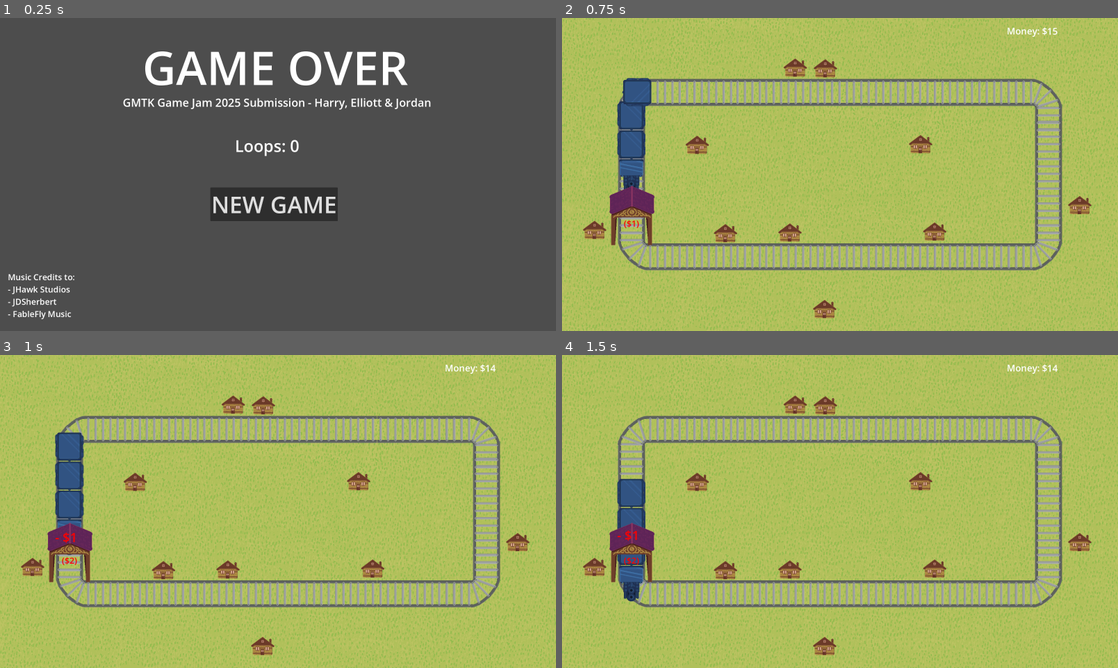
Above: before the commit, frames 1-4 (two rows, left to right).
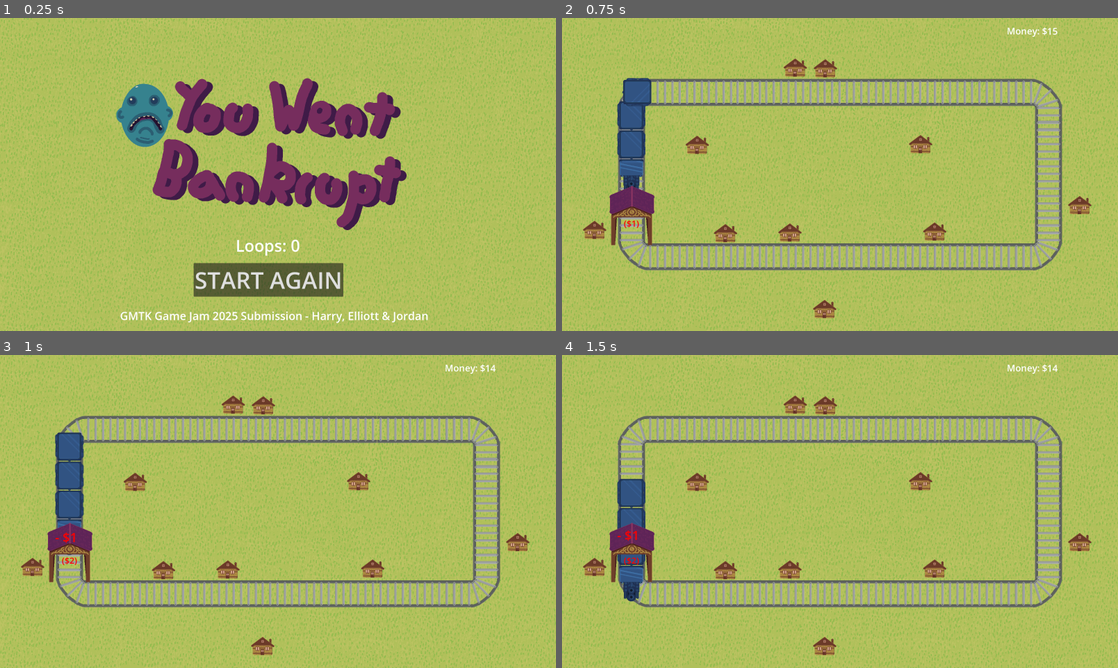
Above: after the commit, the same moments.

Repository: decadentpig/GMTK2025
Game: Godot game, scene res://game_over.tscn
Two runs of this game, one before a commit and one after it. Both use one fixed random seed, a clock stepped at 60 frames per second and the inputs below. This scene is started directly instead of the project's main scene.
Inputs (mouse positions are in pixels of both pictures, inside the frame that each line leads up to):
- Up to frame 1 (0.25 s): no input
- Up to frame 2 (0.75 s): click "NEW GAME" (after the commit: "START AGAIN") at 0.5 s
- Up to frame 3 (1 s): no input
- Up to frame 4 (1.5 s): move the mouse to (962, 495) at 1.27 s; click (962, 495) at 1.35 s

The runs differ from the first frame. In frame 1, 100% of the frame differs, in the area x 0-100%, y 0-100%; in frame 2, nothing differs; in frame 3, nothing differs; in frame 4, nothing differs.

Commit message:
Decorated main menu and death screen

Diff:
--- a/Scripts/game_over.gd
+++ b/Scripts/game_over.gd
@@ -9,4 +9,5 @@
 
 func _on_new_game_button_pressed() -> void:
 	GlobalVariables.tutorial_on = true
+	Stats.apply_defaults()
 	get_tree().change_scene_to_file("res://scene.tscn")
--- a/game_manager.gd
+++ b/game_manager.gd
@@ -224,7 +224,6 @@
 	var chosen_x = pos.x
 	var chosen_y = pos.y
 	var carriage_pickup_node = carriage_pickup_node_prefab.instantiate()
-	carriage_pickup_node.cost = Stats.num_carriages * 10
 	add_child(carriage_pickup_node)
 	carriage_pickup_node.position = Vector2(chosen_x, chosen_y)
 	Stats.available_carriages += 1
--- a/game_over.tscn
+++ b/game_over.tscn
@@ -1,52 +1,49 @@
-[gd_scene load_steps=2 format=3 uid="uid://dqnpvm0ednoqy"]
+[gd_scene load_steps=4 format=3 uid="uid://dqnpvm0ednoqy"]
 
-[ext_resource type="Script" uid="uid://21q2b35v5t41" path="res://Scripts/game_over.gd" id="1_y26ei"]
+[ext_resource type="Script" uid="uid://dhxayk8olv27m" path="res://Scripts/game_over.gd" id="1_y26ei"]
+[ext_resource type="Texture2D" uid="uid://8sw8ysvs5ggl" path="res://Assets/Background.png" id="2_ccer4"]
+[ext_resource type="Texture2D" uid="uid://f8tgt8kjxkfs" path="res://Assets/Game-Over.png" id="3_8u835"]
 
-[node name="Main_Menu" type="Node2D"]
+[node name="Game_Over" type="Node2D"]
 script = ExtResource("1_y26ei")
 
-[node name="Game_Title" type="Label" parent="."]
-offset_left = 615.0
-offset_top = 75.0
-offset_right = 1762.0
-offset_bottom = 348.0
-theme_override_font_sizes/font_size = 200
-text = "GAME OVER"
+[node name="TextureRect" type="TextureRect" parent="."]
+offset_right = 40.0
+offset_bottom = 40.0
+texture = ExtResource("2_ccer4")
+
+[node name="TextureRect2" type="TextureRect" parent="."]
+offset_left = 436.0
+offset_top = 188.0
+offset_right = 1971.0
+offset_bottom = 956.0
+texture = ExtResource("3_8u835")
 
 [node name="By_Line" type="Label" parent="."]
-offset_left = 530.0
-offset_top = 331.0
-offset_right = 1861.0
-offset_bottom = 398.0
+offset_left = 518.0
+offset_top = 1251.0
+offset_right = 1849.0
+offset_bottom = 1318.0
 theme_override_font_sizes/font_size = 48
 text = "GMTK Game Jam 2025 Submission - Harry, Elliott & Jordan"
 
-[node name="Credits" type="Label" parent="."]
-offset_left = 34.0
-offset_top = 1092.0
-offset_right = 372.0
-offset_bottom = 1317.0
-theme_override_font_sizes/font_size = 36
-text = "Music Credits to:
-- JHawk Studios
-- JDSherbert
-- FableFly Music"
-
 [node name="New_Game_Button" type="Button" parent="."]
-offset_left = 908.0
-offset_top = 731.0
-offset_right = 1458.0
-offset_bottom = 876.0
+offset_left = 836.0
+offset_top = 1057.0
+offset_right = 1482.0
+offset_bottom = 1202.0
 theme_override_font_sizes/font_size = 100
-text = "NEW GAME"
+text = "START AGAIN"
 metadata/_edit_use_anchors_ = true
 
 [node name="Loops_Label" type="Label" parent="."]
-offset_left = 1014.0
-offset_top = 503.0
-offset_right = 1366.0
-offset_bottom = 599.0
+custom_minimum_size = Vector2(1028, 0)
+offset_left = 642.0
+offset_top = 933.0
+offset_right = 1670.0
+offset_bottom = 1029.0
 theme_override_font_sizes/font_size = 70
 text = "Loops: "
+horizontal_alignment = 1
 
 [connection signal="pressed" from="New_Game_Button" to="." method="_on_new_game_button_pressed"]
--- a/main_menu.tscn
+++ b/main_menu.tscn
@@ -1,23 +1,29 @@
-[gd_scene load_steps=2 format=3 uid="uid://h3npyt56js6a"]
+[gd_scene load_steps=4 format=3 uid="uid://h3npyt56js6a"]
 
 [ext_resource type="Script" uid="uid://b01333watfjur" path="res://Scripts/main_menu.gd" id="1_06t4h"]
+[ext_resource type="Texture2D" uid="uid://8sw8ysvs5ggl" path="res://Assets/Background.png" id="2_fu7sn"]
+[ext_resource type="Texture2D" uid="uid://b2qbpwbjvqu67" path="res://Assets/Game-Title.png" id="3_jix8l"]
 
 [node name="Main_Menu" type="Node2D"]
 script = ExtResource("1_06t4h")
 
-[node name="Game_Title" type="Label" parent="."]
-offset_left = 378.0
-offset_top = 141.0
-offset_right = 1967.0
-offset_bottom = 414.0
-theme_override_font_sizes/font_size = 200
-text = "OGRAC'S CARGO"
+[node name="TextureRect" type="TextureRect" parent="."]
+offset_right = 40.0
+offset_bottom = 40.0
+texture = ExtResource("2_fu7sn")
+
+[node name="TextureRect2" type="TextureRect" parent="."]
+offset_left = 372.0
+offset_top = 216.0
+offset_right = 1907.0
+offset_bottom = 984.0
+texture = ExtResource("3_jix8l")
 
 [node name="By_Line" type="Label" parent="."]
-offset_left = 527.0
-offset_top = 376.0
-offset_right = 1858.0
-offset_bottom = 443.0
+offset_left = 517.0
+offset_top = 1271.0
+offset_right = 1848.0
+offset_bottom = 1338.0
 theme_override_font_sizes/font_size = 48
 text = "GMTK Game Jam 2025 Submission - Harry, Elliott & Jordan"
 
@@ -27,16 +33,16 @@
 offset_right = 372.0
 offset_bottom = 1317.0
 theme_override_font_sizes/font_size = 36
-text = "Music Credits to:
+text = "Music / SFX Credits to:
 - JHawk Studios
 - JDSherbert
 - FableFly Music"
 
 [node name="New_Game_Button" type="Button" parent="."]
 offset_left = 908.0
-offset_top = 615.0
+offset_top = 943.0
 offset_right = 1458.0
-offset_bottom = 760.0
+offset_bottom = 1088.0
 theme_override_font_sizes/font_size = 100
 text = "NEW GAME"
 metadata/_edit_use_anchors_ = true
--- a/scene.tscn
+++ b/scene.tscn
@@ -291,6 +291,7 @@
 shape = SubResource("RectangleShape2D_y2354")
 
 [node name="Node_Spawns" type="Node2D" parent="."]
+visible = false
 metadata/_edit_lock_ = true
 
 [node name="CollisionShape2D2" type="CollisionShape2D" parent="Node_Spawns"]
@@ -522,6 +523,7 @@
 metadata/_edit_lock_ = true
 
 [node name="Factory_Spawns" type="Node2D" parent="."]
+visible = false
 metadata/_edit_lock_ = true
 
 [node name="CollisionShape2D2" type="CollisionShape2D" parent="Factory_Spawns"]
@@ -615,6 +617,7 @@
 texture = ExtResource("7_fy5k1")
 
 [node name="Contract_Spawns" type="Node2D" parent="."]
+visible = false
 metadata/_edit_lock_ = true
 
 [node name="CollisionShape2D2" type="CollisionShape2D" parent="Contract_Spawns"]
Not shown, added: Scripts/game_over.gd.uid
